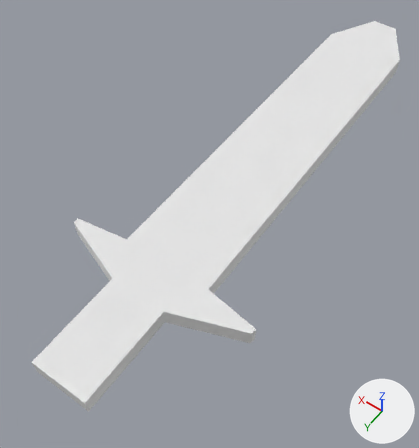
A saved change to the Blender file Blender Files/sword1.blend.
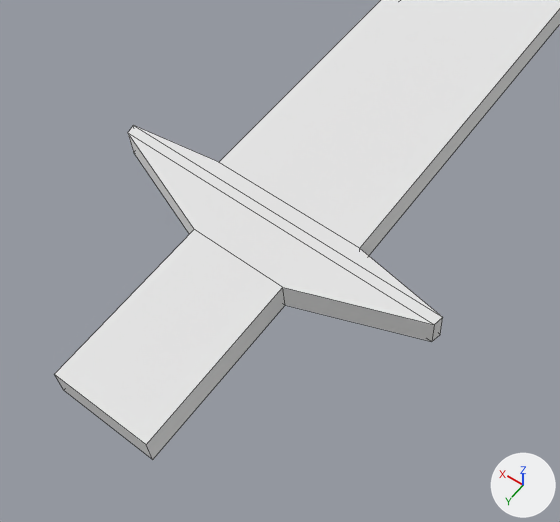
Each version appears first whole from a camera (50 mm lens) standing at (-0.275, 0.208, 0.6) and looking at (0.019, -0.203, -0.045), and next in a close-up on the part from 0% to 77% of the width and 32% to 100% of the height. The axes (+X, +Y, +Z) are drawn at lower right. The lights are the same throughout. The close-ups show mesh edges as thin lines.
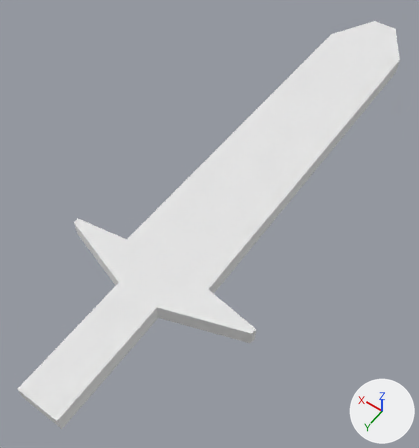
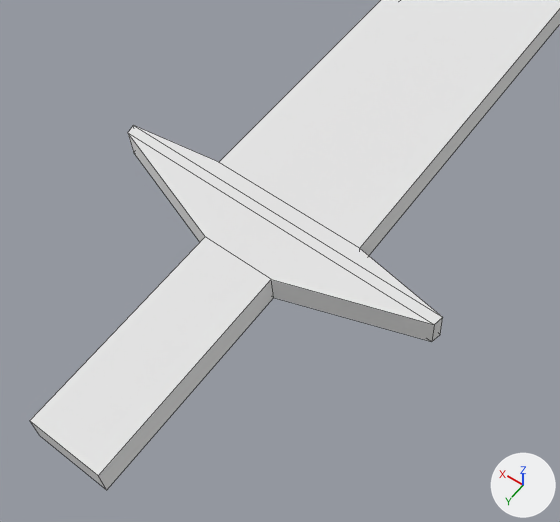
The newer file is also turned or shifted as a whole; pictures and numbers use the older file's frame.

Boxes (x1, y1, x2, y2) around the edits, measured in the close-ups (560 x 522 px; the box of a moved part takes in the faces that stretch with it):
```json
{"object": "Cube", "change": "reshaped", "before": [55, 0, 560, 460], "after": [30, 0, 560, 490]}
{"part": 1, "of": "me_cube", "change": "moved or reshaped", "before": [55, 133, 434, 460], "after": [30, 133, 434, 490]}
```

Scene script edits in JSON lines:
```json
{"block": "me_cube", "where": "me_cube.from_pydata(...)  # 28 vertices, 26 faces; spans x -0.137..0.137, y -0.705..0.1, z -0.012..0.012"}
{"block": "me_cube", "where": "# used by ob_cube; location = (0.0, 0.0, 0.0)"}
{"block": "me_cube", "change": "me_cube part 1"}
{"op": "set", "path": "me_cube.vertices[0].co", "old": "(0.039, 0.1, -0.012)", "new": "(0.029, 0.13, -0.012)", "note": "pixel (63, 390) -> pixel (39, 435)"}
{"op": "set", "path": "me_cube.vertices[1].co", "old": "(-0.039, 0.1, -0.012)", "new": "(-0.029, 0.13, -0.012)", "note": "pixel (152, 459) -> pixel (106, 490)"}
{"op": "set", "path": "me_cube.vertices[2].co", "old": "(-0.039, 0.1, 0.012)", "new": "(-0.029, 0.13, 0.012)", "note": "pixel (146, 444) -> pixel (98, 475)"}
{"op": "set", "path": "me_cube.vertices[3].co", "old": "(0.039, 0.1, 0.012)", "new": "(0.029, 0.13, 0.012)", "note": "pixel (54, 374) -> pixel (29, 420)"}
{"op": "set", "path": "me_cube.vertices[4].co", "old": "(0.039, -0.031, -0.012)", "new": "(0.029, -0.031, -0.012)"}
{"op": "set", "path": "me_cube.vertices[5].co", "old": "(-0.039, -0.031, -0.012)", "new": "(-0.029, -0.031, -0.012)", "note": "pixel (285, 305) -> pixel (273, 297)"}
{"op": "set", "path": "me_cube.vertices[6].co", "old": "(-0.039, -0.031, 0.012)", "new": "(-0.029, -0.031, 0.012)", "note": "pixel (282, 287) -> pixel (271, 279)"}
{"op": "set", "path": "me_cube.vertices[7].co", "old": "(0.039, -0.031, 0.012)", "new": "(0.029, -0.031, 0.012)", "note": "pixel (194, 229) -> pixel (205, 236)"}
```
